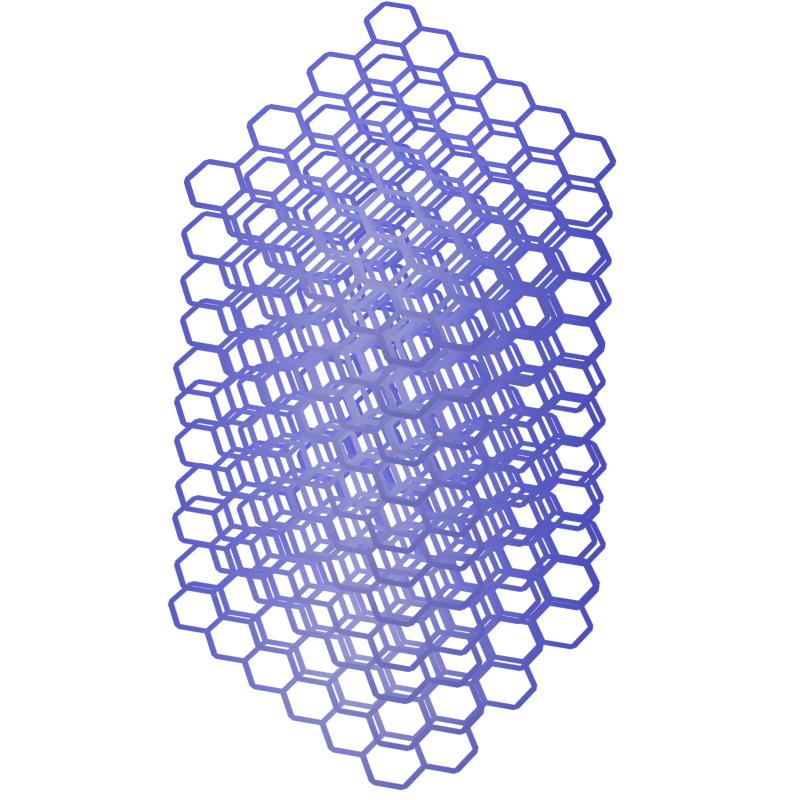
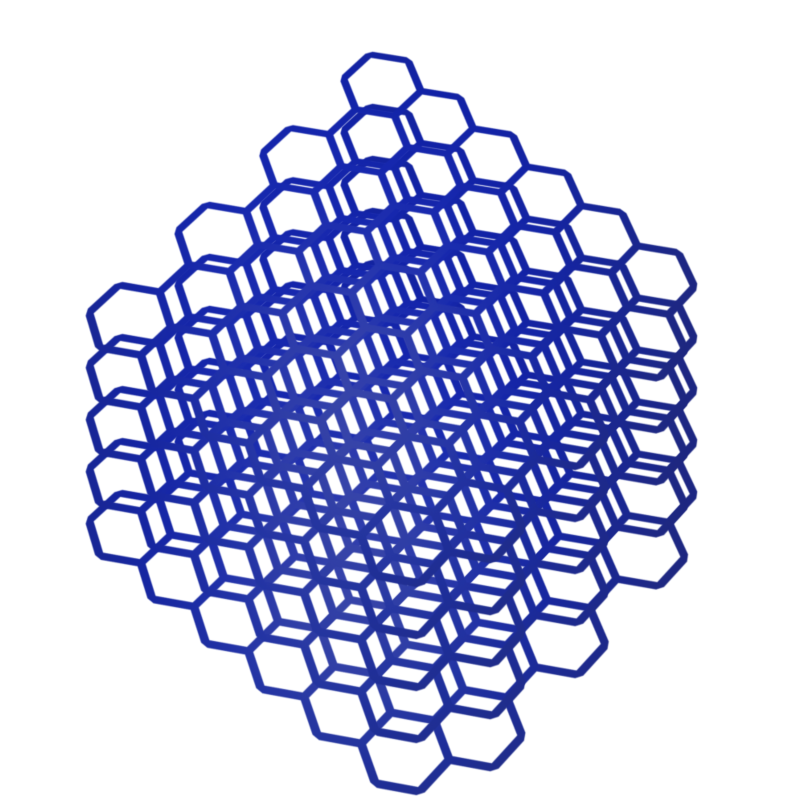
Layer changes from the first w=800, h=800 image to the second:
removed layer "Transformation copy" over [183, 1, 617, 369]
painted on "graphene.png" over [85, 1, 699, 796]
